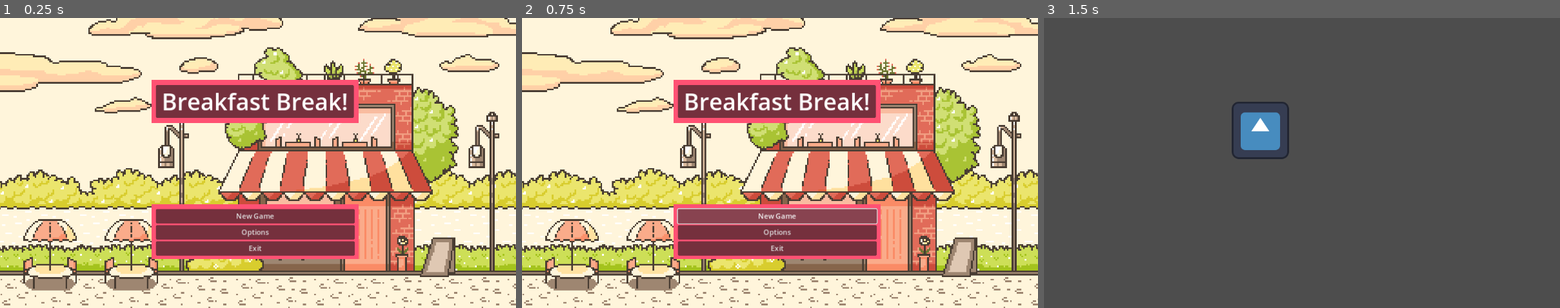
Above: before the commit, frames 1-3 (left to right).
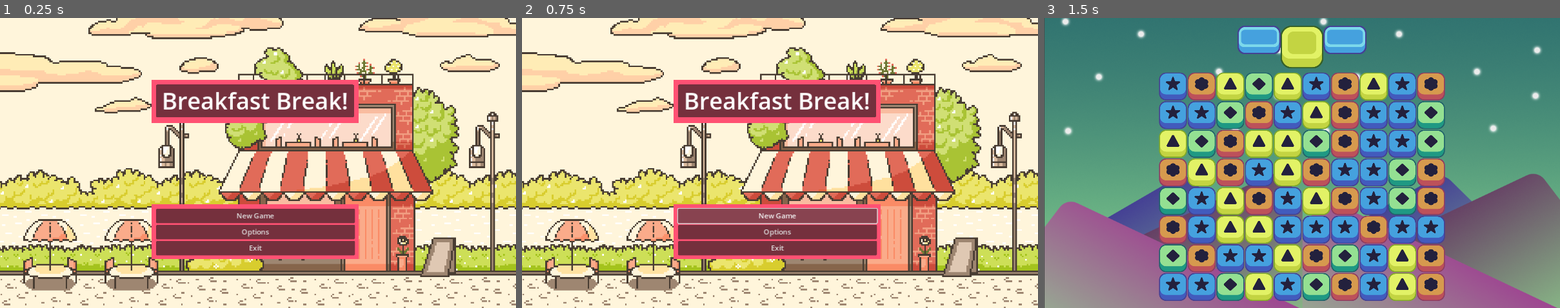
Above: after the commit, the same moments.

Repository: HenBarper/Breakfast_Break
Game: Godot game, scene res://Scenes/Main_Menu.tscn
Two runs of this game, one before a commit and one after it. Both use one fixed random seed, a clock stepped at 60 frames per second and the inputs below. The engine's default icon, where the game draws it, is replaced by a stand-in: a white triangle on a blue panel in a dark square.
Inputs:
- Up to frame 1 (0.25 s): no input
- Up to frame 2 (0.75 s): click "New Game" at 0.5 s
- Up to frame 3 (1.5 s): tap Enter at 1.25 s

The runs differ from the first frame. In frame 1, 4.3% of the frame differs, in the area x 8-100%, y 0-100%; in frame 2, 4.4%; in frame 3, 100%, in the area x 0-100%, y 0-100%.

Commit message:
New folders, new assets, start setup of game scene
Folders:
- Pieces
- UI

Assets:
- Various Pieces
- Top UI

Game scene:
- UI placement
- Tile placement
- Background

Diff:
--- a/Scenes/Game_Scene.tscn
+++ b/Scenes/Game_Scene.tscn
@@ -1,9 +1,446 @@
-[gd_scene load_steps=2 format=3 uid="uid://clpvd6h4mx7sn"]
-
-[ext_resource type="Texture2D" uid="uid://bmm370wodfooc" path="res://Scenes/icon.svg" id="1_d7q0g"]
+[gd_scene load_steps=8 format=3 uid="uid://clpvd6h4mx7sn"]
+
+[ext_resource type="Texture2D" uid="uid://bacnwvokb7dq5" path="res://Art Assets/Pieces/Blue Piece.png" id="1_2bqy4"]
+[ext_resource type="Texture2D" uid="uid://cktmwea258ilr" path="res://Art Assets/UI/Top UI v 2.png" id="1_pq45l"]
+[ext_resource type="Texture2D" uid="uid://ckm23qfkjg8rq" path="res://Art Assets/UI/background 2.png" id="1_sk30v"]
+[ext_resource type="Texture2D" uid="uid://djvycb04hpfj4" path="res://Art Assets/Pieces/Orange Piece.png" id="3_0sm8q"]
+[ext_resource type="Texture2D" uid="uid://djyuw3j6yxbfm" path="res://Art Assets/Pieces/Light Green Piece.png" id="4_ujqpg"]
+[ext_resource type="Texture2D" uid="uid://cfyapvokdwd2e" path="res://Art Assets/Pieces/Green Piece.png" id="5_6cjq1"]
+[ext_resource type="Texture2D" uid="uid://bbpo0n71n8p1b" path="res://Art Assets/UI/Bottom UI v 2.png" id="7_bcieu"]
 
 [node name="Game_Scene" type="Node2D"]
 
-[node name="Icon" type="Sprite2D" parent="."]
-position = Vector2(483, 251)
-texture = ExtResource("1_d7q0g")
+[node name="background" type="TextureRect" parent="."]
+offset_left = 1.0
+offset_top = -376.0
+offset_right = 1152.0
+offset_bottom = 775.0
+texture = ExtResource("1_sk30v")
+expand_mode = 4
+stretch_mode = 1
+
+[node name="TopUiV2" type="Sprite2D" parent="."]
+visible = false
+position = Vector2(576, 65)
+scale = Vector2(0.5, 0.5)
+texture = ExtResource("1_pq45l")
+
+[node name="pieces" type="Node2D" parent="."]
+position = Vector2(0, 90)
+
+[node name="BluePiece" type="Sprite2D" parent="pieces"]
+position = Vector2(288, 64)
+scale = Vector2(0.5, 0.5)
+texture = ExtResource("1_2bqy4")
+
+[node name="BluePiece2" type="Sprite2D" parent="pieces"]
+position = Vector2(352, 64)
+scale = Vector2(0.5, 0.5)
+texture = ExtResource("3_0sm8q")
+
+[node name="BluePiece3" type="Sprite2D" parent="pieces"]
+position = Vector2(416, 64)
+scale = Vector2(0.5, 0.5)
+texture = ExtResource("4_ujqpg")
+
+[node name="BluePiece4" type="Sprite2D" parent="pieces"]
+position = Vector2(480, 64)
+scale = Vector2(0.5, 0.5)
+texture = ExtResource("5_6cjq1")
+
+[node name="BluePiece5" type="Sprite2D" parent="pieces"]
+position = Vector2(544, 64)
+scale = Vector2(0.5, 0.5)
+texture = ExtResource("4_ujqpg")
+
+[node name="BluePiece6" type="Sprite2D" parent="pieces"]
+position = Vector2(608, 64)
+scale = Vector2(0.5, 0.5)
+texture = ExtResource("1_2bqy4")
+
+[node name="BluePiece7" type="Sprite2D" parent="pieces"]
+position = Vector2(672, 64)
+scale = Vector2(0.5, 0.5)
+texture = ExtResource("3_0sm8q")
+
+[node name="BluePiece8" type="Sprite2D" parent="pieces"]
+position = Vector2(736, 64)
+scale = Vector2(0.5, 0.5)
+texture = ExtResource("4_ujqpg")
+
+[node name="BluePiece9" type="Sprite2D" parent="pieces"]
+position = Vector2(800, 64)
+scale = Vector2(0.5, 0.5)
+texture = ExtResource("1_2bqy4")
+
+[node name="BluePiece10" type="Sprite2D" parent="pieces"]
+position = Vector2(864, 64)
+scale = Vector2(0.5, 0.5)
+texture = ExtResource("3_0sm8q")
+
+[node name="BluePiece18" type="Sprite2D" parent="pieces"]
+position = Vector2(352, 128)
+scale = Vector2(0.5, 0.5)
+texture = ExtResource("1_2bqy4")
+
+[node name="BluePiece19" type="Sprite2D" parent="pieces"]
+position = Vector2(416, 128)
+scale = Vector2(0.5, 0.5)
+texture = ExtResource("5_6cjq1")
+
+[node name="BluePiece20" type="Sprite2D" parent="pieces"]
+position = Vector2(480, 128)
+scale = Vector2(0.5, 0.5)
+texture = ExtResource("3_0sm8q")
+
+[node name="BluePiece21" type="Sprite2D" parent="pieces"]
+position = Vector2(544, 128)
+scale = Vector2(0.5, 0.5)
+texture = ExtResource("1_2bqy4")
+
+[node name="BluePiece22" type="Sprite2D" parent="pieces"]
+position = Vector2(608, 128)
+scale = Vector2(0.5, 0.5)
+texture = ExtResource("4_ujqpg")
+
+[node name="BluePiece23" type="Sprite2D" parent="pieces"]
+position = Vector2(672, 128)
+scale = Vector2(0.5, 0.5)
+texture = ExtResource("3_0sm8q")
+
+[node name="BluePiece24" type="Sprite2D" parent="pieces"]
+position = Vector2(736, 128)
+scale = Vector2(0.5, 0.5)
+texture = ExtResource("1_2bqy4")
+
+[node name="BluePiece25" type="Sprite2D" parent="pieces"]
+position = Vector2(800, 128)
+scale = Vector2(0.5, 0.5)
+texture = ExtResource("1_2bqy4")
+
+[node name="BluePiece26" type="Sprite2D" parent="pieces"]
+position = Vector2(864, 128)
+scale = Vector2(0.5, 0.5)
+texture = ExtResource("5_6cjq1")
+
+[node name="BluePiece27" type="Sprite2D" parent="pieces"]
+position = Vector2(352, 192)
+scale = Vector2(0.5, 0.5)
+texture = ExtResource("5_6cjq1")
+
+[node name="BluePiece28" type="Sprite2D" parent="pieces"]
+position = Vector2(416, 192)
+scale = Vector2(0.5, 0.5)
+texture = ExtResource("3_0sm8q")
+
+[node name="BluePiece29" type="Sprite2D" parent="pieces"]
+position = Vector2(480, 192)
+scale = Vector2(0.5, 0.5)
+texture = ExtResource("4_ujqpg")
+
+[node name="BluePiece30" type="Sprite2D" parent="pieces"]
+position = Vector2(544, 192)
+scale = Vector2(0.5, 0.5)
+texture = ExtResource("4_ujqpg")
+
+[node name="BluePiece31" type="Sprite2D" parent="pieces"]
+position = Vector2(608, 192)
+scale = Vector2(0.5, 0.5)
+texture = ExtResource("5_6cjq1")
+
+[node name="BluePiece32" type="Sprite2D" parent="pieces"]
+position = Vector2(672, 192)
+scale = Vector2(0.5, 0.5)
+texture = ExtResource("3_0sm8q")
+
+[node name="BluePiece33" type="Sprite2D" parent="pieces"]
+position = Vector2(736, 192)
+scale = Vector2(0.5, 0.5)
+texture = ExtResource("1_2bqy4")
+
+[node name="BluePiece34" type="Sprite2D" parent="pieces"]
+position = Vector2(800, 192)
+scale = Vector2(0.5, 0.5)
+texture = ExtResource("1_2bqy4")
+
+[node name="BluePiece35" type="Sprite2D" parent="pieces"]
+position = Vector2(864, 192)
+scale = Vector2(0.5, 0.5)
+texture = ExtResource("5_6cjq1")
+
+[node name="BluePiece36" type="Sprite2D" parent="pieces"]
+position = Vector2(352, 256)
+scale = Vector2(0.5, 0.5)
+texture = ExtResource("4_ujqpg")
+
+[node name="BluePiece37" type="Sprite2D" parent="pieces"]
+position = Vector2(416, 256)
+scale = Vector2(0.5, 0.5)
+texture = ExtResource("3_0sm8q")
+
+[node name="BluePiece38" type="Sprite2D" parent="pieces"]
+position = Vector2(480, 256)
+scale = Vector2(0.5, 0.5)
+texture = ExtResource("1_2bqy4")
+
+[node name="BluePiece39" type="Sprite2D" parent="pieces"]
+position = Vector2(544, 256)
+scale = Vector2(0.5, 0.5)
+texture = ExtResource("4_ujqpg")
+
+[node name="BluePiece40" type="Sprite2D" parent="pieces"]
+position = Vector2(608, 256)
+scale = Vector2(0.5, 0.5)
+texture = ExtResource("3_0sm8q")
+
+[node name="BluePiece41" type="Sprite2D" parent="pieces"]
+position = Vector2(672, 256)
+scale = Vector2(0.5, 0.5)
+texture = ExtResource("1_2bqy4")
+
+[node name="BluePiece42" type="Sprite2D" parent="pieces"]
+position = Vector2(736, 256)
+scale = Vector2(0.5, 0.5)
+texture = ExtResource("1_2bqy4")
+
+[node name="BluePiece43" type="Sprite2D" parent="pieces"]
+position = Vector2(800, 256)
+scale = Vector2(0.5, 0.5)
+texture = ExtResource("5_6cjq1")
+
+[node name="BluePiece44" type="Sprite2D" parent="pieces"]
+position = Vector2(864, 256)
+scale = Vector2(0.5, 0.5)
+texture = ExtResource("3_0sm8q")
+
+[node name="BluePiece45" type="Sprite2D" parent="pieces"]
+position = Vector2(352, 320)
+scale = Vector2(0.5, 0.5)
+texture = ExtResource("1_2bqy4")
+
+[node name="BluePiece46" type="Sprite2D" parent="pieces"]
+position = Vector2(416, 320)
+scale = Vector2(0.5, 0.5)
+texture = ExtResource("4_ujqpg")
+
+[node name="BluePiece47" type="Sprite2D" parent="pieces"]
+position = Vector2(480, 320)
+scale = Vector2(0.5, 0.5)
+texture = ExtResource("3_0sm8q")
+
+[node name="BluePiece48" type="Sprite2D" parent="pieces"]
+position = Vector2(544, 320)
+scale = Vector2(0.5, 0.5)
+texture = ExtResource("1_2bqy4")
+
+[node name="BluePiece49" type="Sprite2D" parent="pieces"]
+position = Vector2(608, 320)
+scale = Vector2(0.5, 0.5)
+texture = ExtResource("4_ujqpg")
+
+[node name="BluePiece50" type="Sprite2D" parent="pieces"]
+position = Vector2(672, 320)
+scale = Vector2(0.5, 0.5)
+texture = ExtResource("3_0sm8q")
+
+[node name="BluePiece51" type="Sprite2D" parent="pieces"]
+position = Vector2(736, 320)
+scale = Vector2(0.5, 0.5)
+texture = ExtResource("1_2bqy4")
+
+[node name="BluePiece52" type="Sprite2D" parent="pieces"]
+position = Vector2(800, 320)
+scale = Vector2(0.5, 0.5)
+texture = ExtResource("5_6cjq1")
+
+[node name="BluePiece53" type="Sprite2D" parent="pieces"]
+position = Vector2(864, 320)
+scale = Vector2(0.5, 0.5)
+texture = ExtResource("3_0sm8q")
+
+[node name="BluePiece54" type="Sprite2D" parent="pieces"]
+position = Vector2(352, 384)
+scale = Vector2(0.5, 0.5)
+texture = ExtResource("1_2bqy4")
+
+[node name="BluePiece55" type="Sprite2D" parent="pieces"]
+position = Vector2(416, 384)
+scale = Vector2(0.5, 0.5)
+texture = ExtResource("4_ujqpg")
+
+[node name="BluePiece56" type="Sprite2D" parent="pieces"]
+position = Vector2(480, 384)
+scale = Vector2(0.5, 0.5)
+texture = ExtResource("4_ujqpg")
+
+[node name="BluePiece57" type="Sprite2D" parent="pieces"]
+position = Vector2(544, 384)
+scale = Vector2(0.5, 0.5)
+texture = ExtResource("1_2bqy4")
+
+[node name="BluePiece58" type="Sprite2D" parent="pieces"]
+position = Vector2(608, 384)
+scale = Vector2(0.5, 0.5)
+texture = ExtResource("1_2bqy4")
+
+[node name="BluePiece59" type="Sprite2D" parent="pieces"]
+position = Vector2(672, 384)
+scale = Vector2(0.5, 0.5)
+texture = ExtResource("1_2bqy4")
+
+[node name="BluePiece60" type="Sprite2D" parent="pieces"]
+position = Vector2(736, 384)
+scale = Vector2(0.5, 0.5)
+texture = ExtResource("3_0sm8q")
+
+[node name="BluePiece61" type="Sprite2D" parent="pieces"]
+position = Vector2(800, 384)
+scale = Vector2(0.5, 0.5)
+texture = ExtResource("1_2bqy4")
+
+[node name="BluePiece62" type="Sprite2D" parent="pieces"]
+position = Vector2(864, 384)
+scale = Vector2(0.5, 0.5)
+texture = ExtResource("1_2bqy4")
+
+[node name="BluePiece63" type="Sprite2D" parent="pieces"]
+position = Vector2(352, 448)
+scale = Vector2(0.5, 0.5)
+texture = ExtResource("3_0sm8q")
+
+[node name="BluePiece64" type="Sprite2D" parent="pieces"]
+position = Vector2(416, 448)
+scale = Vector2(0.5, 0.5)
+texture = ExtResource("1_2bqy4")
+
+[node name="BluePiece65" type="Sprite2D" parent="pieces"]
+position = Vector2(480, 448)
+scale = Vector2(0.5, 0.5)
+texture = ExtResource("1_2bqy4")
+
+[node name="BluePiece66" type="Sprite2D" parent="pieces"]
+position = Vector2(544, 448)
+scale = Vector2(0.5, 0.5)
+texture = ExtResource("4_ujqpg")
+
+[node name="BluePiece67" type="Sprite2D" parent="pieces"]
+position = Vector2(608, 448)
+scale = Vector2(0.5, 0.5)
+texture = ExtResource("3_0sm8q")
+
+[node name="BluePiece68" type="Sprite2D" parent="pieces"]
+position = Vector2(672, 448)
+scale = Vector2(0.5, 0.5)
+texture = ExtResource("5_6cjq1")
+
+[node name="BluePiece69" type="Sprite2D" parent="pieces"]
+position = Vector2(736, 448)
+scale = Vector2(0.5, 0.5)
+texture = ExtResource("1_2bqy4")
+
+[node name="BluePiece70" type="Sprite2D" parent="pieces"]
+position = Vector2(800, 448)
+scale = Vector2(0.5, 0.5)
+texture = ExtResource("4_ujqpg")
+
+[node name="BluePiece71" type="Sprite2D" parent="pieces"]
+position = Vector2(864, 448)
+scale = Vector2(0.5, 0.5)
+texture = ExtResource("3_0sm8q")
+
+[node name="BluePiece72" type="Sprite2D" parent="pieces"]
+position = Vector2(352, 512)
+scale = Vector2(0.5, 0.5)
+texture = ExtResource("1_2bqy4")
+
+[node name="BluePiece73" type="Sprite2D" parent="pieces"]
+position = Vector2(416, 512)
+scale = Vector2(0.5, 0.5)
+texture = ExtResource("5_6cjq1")
+
+[node name="BluePiece74" type="Sprite2D" parent="pieces"]
+position = Vector2(480, 512)
+scale = Vector2(0.5, 0.5)
+texture = ExtResource("4_ujqpg")
+
+[node name="BluePiece75" type="Sprite2D" parent="pieces"]
+position = Vector2(544, 512)
+scale = Vector2(0.5, 0.5)
+texture = ExtResource("1_2bqy4")
+
+[node name="BluePiece76" type="Sprite2D" parent="pieces"]
+position = Vector2(608, 512)
+scale = Vector2(0.5, 0.5)
+texture = ExtResource("5_6cjq1")
+
+[node name="BluePiece77" type="Sprite2D" parent="pieces"]
+position = Vector2(672, 512)
+scale = Vector2(0.5, 0.5)
+texture = ExtResource("3_0sm8q")
+
+[node name="BluePiece78" type="Sprite2D" parent="pieces"]
+position = Vector2(736, 512)
+scale = Vector2(0.5, 0.5)
+texture = ExtResource("1_2bqy4")
+
+[node name="BluePiece79" type="Sprite2D" parent="pieces"]
+position = Vector2(800, 512)
+scale = Vector2(0.5, 0.5)
+texture = ExtResource("4_ujqpg")
+
+[node name="BluePiece80" type="Sprite2D" parent="pieces"]
+position = Vector2(864, 512)
+scale = Vector2(0.5, 0.5)
+texture = ExtResource("3_0sm8q")
+
+[node name="BluePiece11" type="Sprite2D" parent="pieces"]
+position = Vector2(288, 128)
+scale = Vector2(0.5, 0.5)
+texture = ExtResource("1_2bqy4")
+
+[node name="BluePiece12" type="Sprite2D" parent="pieces"]
+position = Vector2(288, 192)
+scale = Vector2(0.5, 0.5)
+texture = ExtResource("4_ujqpg")
+
+[node name="BluePiece13" type="Sprite2D" parent="pieces"]
+position = Vector2(288, 256)
+scale = Vector2(0.5, 0.5)
+texture = ExtResource("3_0sm8q")
+
+[node name="BluePiece14" type="Sprite2D" parent="pieces"]
+position = Vector2(288, 320)
+scale = Vector2(0.5, 0.5)
+texture = ExtResource("5_6cjq1")
+
+[node name="BluePiece15" type="Sprite2D" parent="pieces"]
+position = Vector2(288, 384)
+scale = Vector2(0.5, 0.5)
+texture = ExtResource("3_0sm8q")
+
+[node name="BluePiece16" type="Sprite2D" parent="pieces"]
+position = Vector2(288, 448)
+scale = Vector2(0.5, 0.5)
+texture = ExtResource("5_6cjq1")
+
+[node name="BluePiece17" type="Sprite2D" parent="pieces"]
+position = Vector2(288, 512)
+scale = Vector2(0.5, 0.5)
+texture = ExtResource("1_2bqy4")
+
+[node name="TopUI" type="TextureRect" parent="."]
+offset_left = 432.0
+offset_top = 17.0
+offset_right = 720.0
+offset_bottom = 113.0
+texture = ExtResource("1_pq45l")
+expand_mode = 1
+
+[node name="BottomUI" type="TextureRect" parent="."]
+visible = false
+offset_left = 432.0
+offset_top = 617.0
+offset_right = 720.0
+offset_bottom = 663.0
+texture = ExtResource("7_bcieu")
+expand_mode = 1
--- a/project.godot
+++ b/project.godot
@@ -18,7 +18,17 @@
 
 window/stretch/mode="canvas_items"
 
+[input]
+
+ui_touch={
+"deadzone": 0.5,
+"events": [null, Object(InputEventMouseButton,"resource_local_to_scene":false,"resource_name":"","device":-1,"window_id":0,"alt_pressed":false,"shift_pressed":false,"ctrl_pressed":false,"meta_pressed":false,"button_mask":0,"position":Vector2(0, 0),"global_position":Vector2(0, 0),"factor":1.0,"button_index":1,"canceled":false,"pressed":false,"double_click":false,"script":null)
+]
+}
+
 [rendering]
 
 renderer/rendering_method="gl_compatibility"
 renderer/rendering_method.mobile="gl_compatibility"
+2d/snap/snap_2d_transforms_to_pixel=true
+2d/snap/snap_2d_vertices_to_pixel=true
Binary file added: Art Assets/Pieces/Blue Piece.png
Not shown, added: Art Assets/Pieces/Blue Piece.png.import
Binary file added: Art Assets/Pieces/Green Piece.png
Not shown, added: Art Assets/Pieces/Green Piece.png.import
Binary file added: Art Assets/Pieces/Light Green Piece.png
Not shown, added: Art Assets/Pieces/Light Green Piece.png.import
Binary file added: Art Assets/Pieces/Orange Piece.png
Not shown, added: Art Assets/Pieces/Orange Piece.png.import
Binary file added: Art Assets/Pieces/Pink Piece 2.png
Not shown, added: Art Assets/Pieces/Pink Piece 2.png.import
Binary file added: Art Assets/Pieces/Pink Piece 3.png
Not shown, added: Art Assets/Pieces/Pink Piece 3.png.import
(and 12 more such lines)
